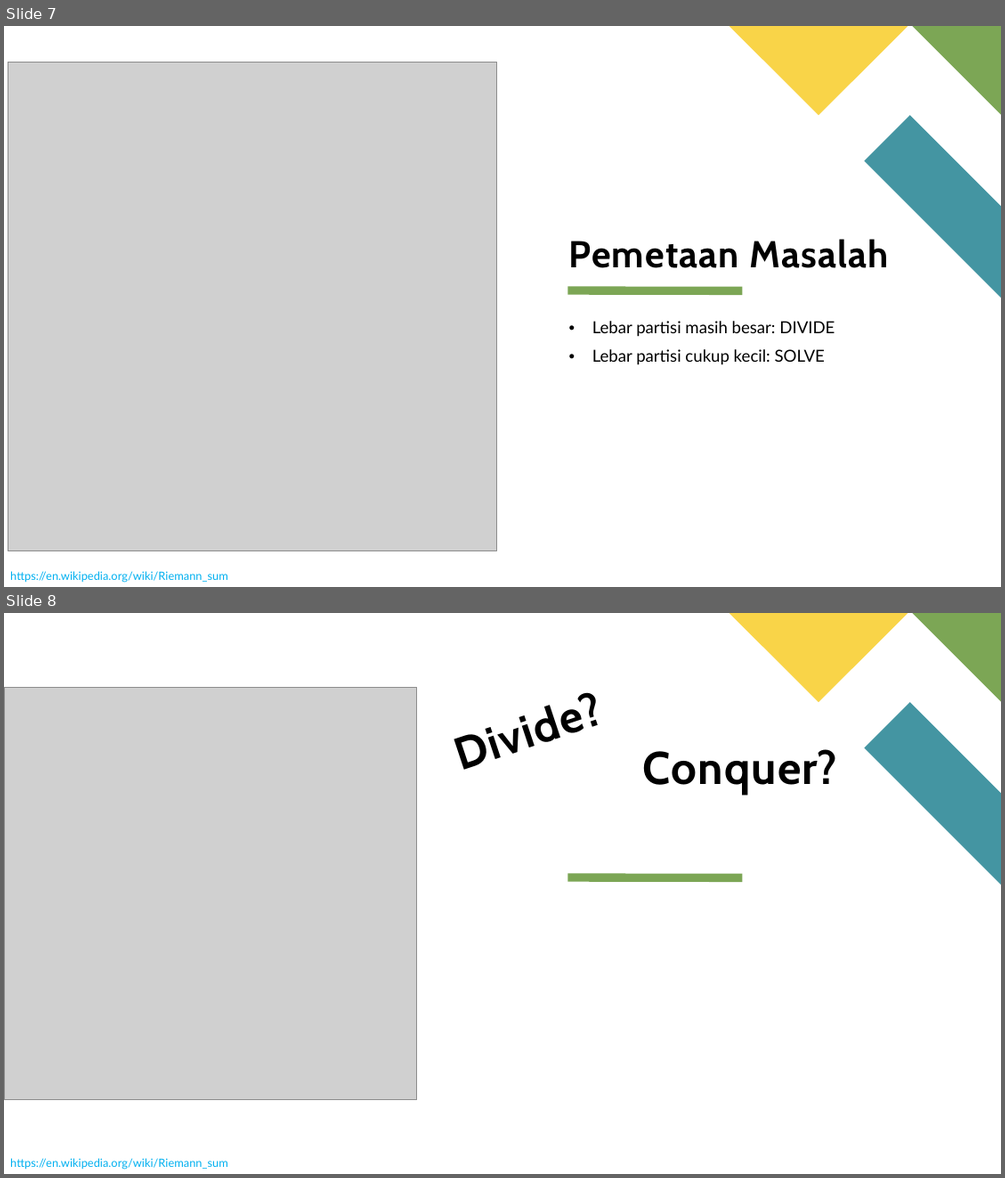
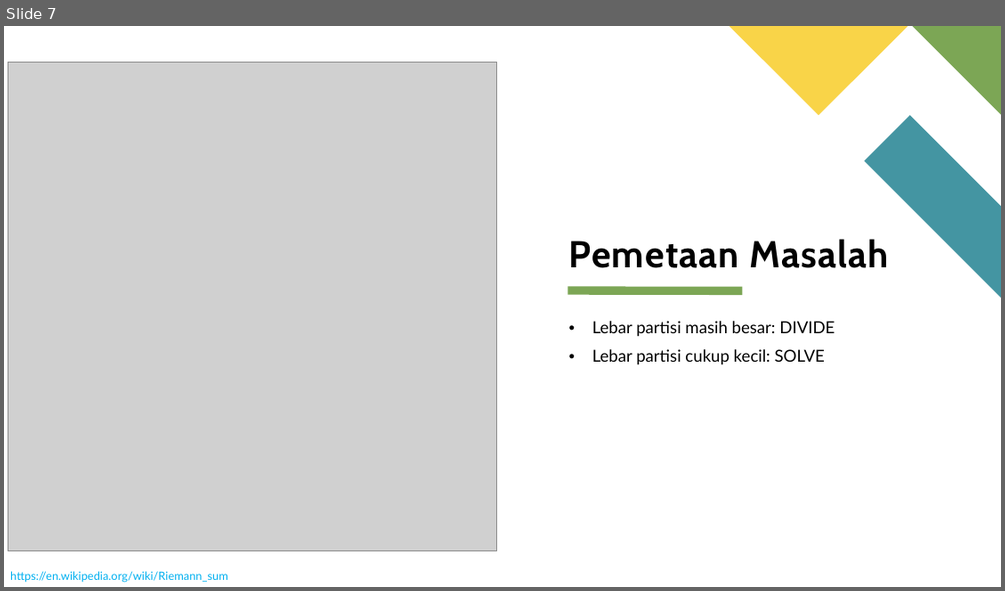
Before and after one commit to rahmahkn/IF2211-Paper-DivideAndConquer, a slide deck: doc/Paper Resume (Presentation).pptx. Shown one above the other, each under a label of ours: slides 7 and 8 before the commit, slide 7 after it. The pictures are 1005x1178 and 1005x591 pixels, drawn with LibreOffice and Linux fonts; fonts in the diff are those of the drawing; grey boxes stand for pictures. Boxes give left, top, right and bottom in pixels: in the first picture for what was removed or moved away, otherwise in the second. Text is boxed around its words. In the diff, an @@ line names an element or a change of style, - is before the commit and + after.

Commit message:
Edit presentation

```diff
--- a/doc/Paper Resume (Presentation).pptx
+++ b/doc/Paper Resume (Presentation).pptx
@@ slide 8 removed at box(4, 613, 1001, 1174), background #FFFFFF; not listed: 4 template elements that a slide beside it also shows @@
@@ text removed at box(425, 613, 890, 780) @@
-Divide?
@@ picture removed at box(4, 687, 417, 1100) @@
@@ text removed at box(643, 749, 837, 794) @@
-Conquer?
@@ text removed at box(10, 1158, 228, 1169) @@
-https://en.wikipedia.org/wiki/Riemann_sum
```
